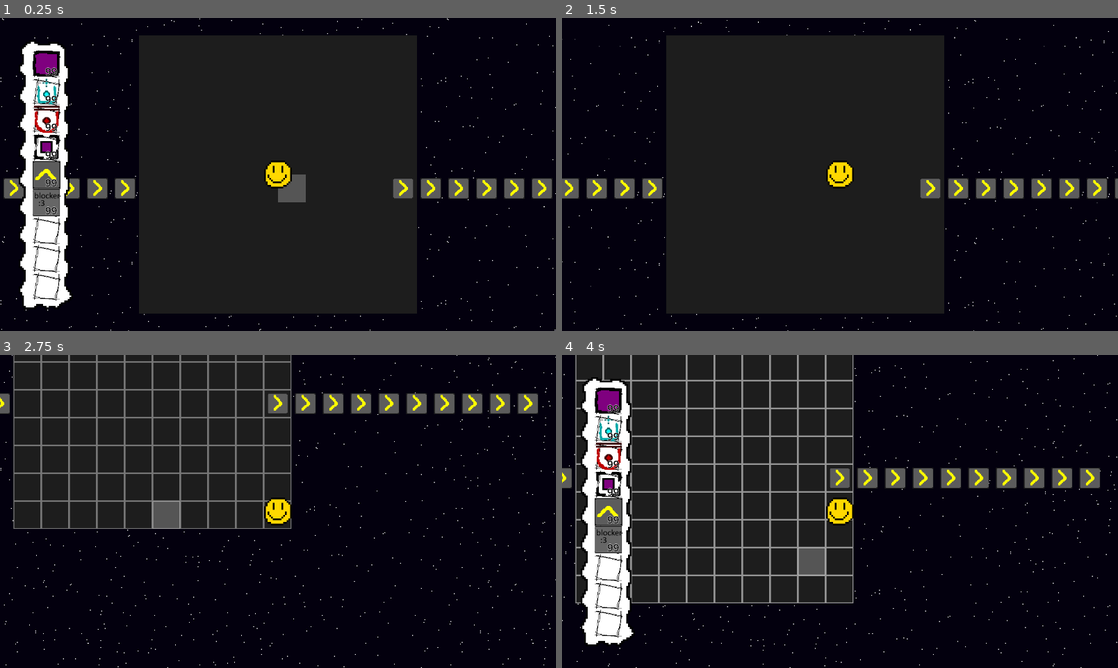
Above: before the commit, frames 1-4 (two rows, left to right).
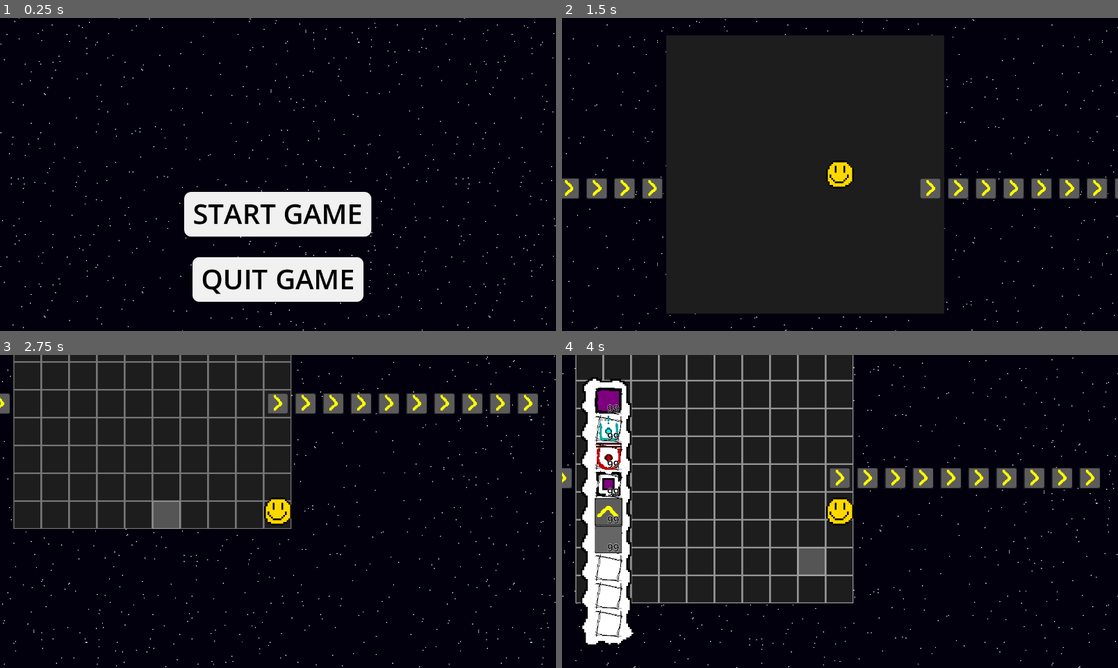
Above: after the commit, the same moments.

Repository: Stev51/gmtk-jam-2025
Game: Godot game, scene res://scenes/title_screen.tscn
The game is run twice, just before and just after one commit, with the same random seed, the same clock (stepped at 60 frames per second) and the same inputs. Before the commit the project starts from res://scenes/main.tscn.
Inputs (mouse positions are in pixels of both pictures, inside the frame that each line leads up to):
- Up to frame 1 (0.25 s): no input
- Up to frame 2 (1.5 s): click (840, 212) at 0.5 s, where only the run after the commit has a clickable "START GAME"; tap Enter at 1.25 s; move the mouse to (962, 158) at 1.27 s; hold Right (ui_right) from 1.28 s (still down); hold I (inv_toggle) from 1.28 s (still down); click (962, 158) at 1.42 s
- Up to frame 3 (2.75 s): move the mouse to (166, 527) at 2.02 s; release Right (ui_right) at 2.03 s; release I (inv_toggle) at 2.03 s; hold Down (ui_down) from 2.03 s (still down); tap E at 2.1 s
- Up to frame 4 (4 s): move the mouse to (895, 442) at 2.77 s; release Down (ui_down) at 2.78 s; hold Right (ui_right) 2.78-3.53 s; tap Q at 2.85 s; move the mouse to (812, 574) at 3.52 s; hold Up (ui_up) from 3.53 s (still down); tap I (inv_toggle) at 3.6 s; click (812, 574) at 3.67 s

The runs differ from the first frame. In frame 1, 53% of the frame differs, in the area x 0-100%, y 0-100%; in frame 2, 0.4%; in frame 3, 0.7%; in frame 4, 0.6%.

Commit message:
Added title screen

Diff:
--- a/project.godot
+++ b/project.godot
@@ -11,7 +11,7 @@
 [application]
 
 config/name="GMTK Jam 2025"
-run/main_scene="uid://be68vhiulircs"
+run/main_scene="uid://c6llql12pybs"
 config/features=PackedStringArray("4.4", "GL Compatibility")
 config/icon="res://assets/img/icon.svg"
 
--- /dev/null
+++ b/scenes/background.tscn
@@ -0,0 +1,23 @@
+[gd_scene load_steps=2 format=3 uid="uid://bjjltdour8ix2"]
+
+[ext_resource type="Texture2D" uid="uid://ddkbi66aesx6t" path="res://assets/img/background.png" id="1_bkp1e"]
+
+[node name="Background" type="Control"]
+layout_mode = 3
+anchors_preset = 15
+anchor_right = 1.0
+anchor_bottom = 1.0
+grow_horizontal = 2
+grow_vertical = 2
+
+[node name="Parallax2D" type="Parallax2D" parent="."]
+show_behind_parent = true
+scroll_scale = Vector2(0.1, 0.1)
+repeat_size = Vector2(1024, 512)
+autoscroll = Vector2(6, 3)
+repeat_times = 3
+follow_viewport = false
+
+[node name="Sprite2D" type="Sprite2D" parent="Parallax2D"]
+scale = Vector2(2, 2)
+texture = ExtResource("1_bkp1e")
--- a/scenes/main.tscn
+++ b/scenes/main.tscn
@@ -3,15 +3,17 @@
 [ext_resource type="PackedScene" uid="uid://6eaf6tl17aio" path="res://scenes/player.tscn" id="1_o5qli"]
 [ext_resource type="Script" uid="uid://jaq7puo13gso" path="res://scripts/main.gd" id="1_sugp2"]
 [ext_resource type="PackedScene" uid="uid://hsl6f3topqru" path="res://scenes/world.tscn" id="2_0wfyh"]
+[ext_resource type="PackedScene" uid="uid://bjjltdour8ix2" path="res://scenes/background.tscn" id="2_tefeu"]
 [ext_resource type="Script" uid="uid://cvv8r7xpjmgp6" path="res://scripts/place_marker.gd" id="4_jyhfs"]
 [ext_resource type="PackedScene" uid="uid://cbhrw4c2sta6d" path="res://scenes/gui.tscn" id="5_tbgi4"]
-[ext_resource type="Texture2D" uid="uid://ddkbi66aesx6t" path="res://assets/img/background.png" id="6_tefeu"]
 
 [sub_resource type="RectangleShape2D" id="RectangleShape2D_jyhfs"]
 size = Vector2(64, 64)
 
 [node name="Main" type="Node2D"]
 script = ExtResource("1_sugp2")
+
+[node name="Background" parent="." instance=ExtResource("2_tefeu")]
 
 [node name="World" parent="." instance=ExtResource("2_0wfyh")]
 position = Vector2(-320, -320)
@@ -34,18 +36,6 @@
 
 [node name="Main Clock" type="Timer" parent="."]
 
-[node name="Parallax2D" type="Parallax2D" parent="."]
-show_behind_parent = true
-scroll_scale = Vector2(0.1, 0.1)
-repeat_size = Vector2(1024, 512)
-autoscroll = Vector2(6, 3)
-repeat_times = 3
-follow_viewport = false
-
-[node name="Sprite2D" type="Sprite2D" parent="Parallax2D"]
-scale = Vector2(2, 2)
-texture = ExtResource("6_tefeu")
-
 [connection signal="area_entered" from="PlaceMarker/Area2D" to="PlaceMarker" method="_on_area_2d_area_entered"]
 [connection signal="area_exited" from="PlaceMarker/Area2D" to="PlaceMarker" method="_on_area_2d_area_exited"]
 [connection signal="body_entered" from="PlaceMarker/Area2D" to="PlaceMarker" method="_on_area_2d_body_entered"]
--- /dev/null
+++ b/scenes/title_screen.tscn
@@ -0,0 +1,35 @@
+[gd_scene load_steps=4 format=3 uid="uid://c6llql12pybs"]
+
+[ext_resource type="Script" uid="uid://dqfpnhjg83qbw" path="res://scripts/title_screen.gd" id="1_fgkus"]
+[ext_resource type="PackedScene" uid="uid://bjjltdour8ix2" path="res://scenes/background.tscn" id="2_sa3yf"]
+[ext_resource type="Theme" uid="uid://cvffwg5kiqetx" path="res://title_button_theme.tres" id="3_s4lrb"]
+
+[node name="TitleScreen" type="Node2D"]
+script = ExtResource("1_fgkus")
+
+[node name="Background" parent="." instance=ExtResource("2_sa3yf")]
+
+[node name="CenterContainer" type="CenterContainer" parent="."]
+custom_minimum_size = Vector2(1280, 0)
+offset_top = 400.0
+offset_right = 1280.0
+offset_bottom = 498.0
+
+[node name="StartButton" type="Button" parent="CenterContainer"]
+layout_mode = 2
+theme = ExtResource("3_s4lrb")
+text = "START GAME"
+
+[node name="CenterContainer2" type="CenterContainer" parent="."]
+custom_minimum_size = Vector2(1280, 0)
+offset_top = 550.0
+offset_right = 1280.0
+offset_bottom = 648.0
+
+[node name="QuitButton" type="Button" parent="CenterContainer2"]
+layout_mode = 2
+theme = ExtResource("3_s4lrb")
+text = "QUIT GAME"
+
+[connection signal="pressed" from="CenterContainer/StartButton" to="." method="_on_start_button_pressed"]
+[connection signal="pressed" from="CenterContainer2/QuitButton" to="." method="_on_quit_button_pressed"]
--- a/scripts/global.gd
+++ b/scripts/global.gd
@@ -3,7 +3,7 @@
 signal inv_select
 signal inv_deselect
 
-enum GameStates {RUNNING, PAUSED}
+enum GameStates {TITLE, RUNNING, PAUSED}
 
 enum CursorStates {UNSELECTED, SELECTED}
 enum PlacerStates {VALID, SOFT_INVALID, HARD_INVALID, OVERLAPPING}
@@ -11,4 +11,4 @@
 
 const DEFAULT_DIRECTION = Util.Direction.UP
 
-var game_state = GameStates.RUNNING
+var game_state = GameStates.TITLE
--- /dev/null
+++ b/scripts/title_screen.gd
@@ -0,0 +1,8 @@
+extends Node2D
+
+func _on_start_button_pressed():
+	Global.game_state = Global.GameStates.RUNNING
+	get_tree().change_scene_to_file("res://scenes/main.tscn")
+
+func _on_quit_button_pressed():
+	get_tree().quit()
--- /dev/null
+++ b/title_button_theme.tres
@@ -0,0 +1,61 @@
+[gd_resource type="Theme" load_steps=5 format=3 uid="uid://cvffwg5kiqetx"]
+
+[sub_resource type="StyleBoxEmpty" id="StyleBoxEmpty_sa3yf"]
+
+[sub_resource type="StyleBoxFlat" id="StyleBoxFlat_mgrm8"]
+bg_color = Color(0.687214, 0.687215, 0.687215, 1)
+border_width_left = 5
+border_width_top = 5
+border_width_right = 5
+border_width_bottom = 5
+border_color = Color(0.941176, 0.941176, 0.941176, 1)
+corner_radius_top_left = 15
+corner_radius_top_right = 15
+corner_radius_bottom_right = 15
+corner_radius_bottom_left = 15
+expand_margin_left = 15.0
+expand_margin_right = 15.0
+expand_margin_bottom = 5.0
+
+[sub_resource type="StyleBoxFlat" id="StyleBoxFlat_sa3yf"]
+bg_color = Color(0.942823, 0.942823, 0.942823, 1)
+border_width_left = 5
+border_width_top = 5
+border_width_right = 5
+border_width_bottom = 5
+border_color = Color(0.941176, 0.941176, 0.941176, 1)
+corner_radius_top_left = 15
+corner_radius_top_right = 15
+corner_radius_bottom_right = 15
+corner_radius_bottom_left = 15
+expand_margin_left = 15.0
+expand_margin_right = 15.0
+expand_margin_bottom = 5.0
+
+[sub_resource type="StyleBoxFlat" id="StyleBoxFlat_s4lrb"]
+bg_color = Color(0.393084, 0.393086, 0.393086, 1)
+border_width_left = 5
+border_width_top = 5
+border_width_right = 5
+border_width_bottom = 5
+border_color = Color(0.941176, 0.941176, 0.941176, 1)
+corner_radius_top_left = 15
+corner_radius_top_right = 15
+corner_radius_bottom_right = 15
+corner_radius_bottom_left = 15
+expand_margin_left = 15.0
+expand_margin_right = 15.0
+expand_margin_bottom = 5.0
+
+[resource]
+Button/colors/font_color = Color(0, 0, 0, 1)
+Button/colors/font_focus_color = Color(0, 0, 0, 1)
+Button/colors/font_hover_color = Color(0, 0, 0, 1)
+Button/colors/font_outline_color = Color(0.941176, 0.941176, 0.941176, 1)
+Button/colors/font_pressed_color = Color(0, 0, 0, 1)
+Button/constants/outline_size = 15
+Button/font_sizes/font_size = 64
+Button/styles/focus = SubResource("StyleBoxEmpty_sa3yf")
+Button/styles/hover = SubResource("StyleBoxFlat_mgrm8")
+Button/styles/normal = SubResource("StyleBoxFlat_sa3yf")
+Button/styles/pressed = SubResource("StyleBoxFlat_s4lrb")
Binary file changed: assets/img/items/blocker_item.png
Not shown, added: scripts/title_screen.gd.uid
